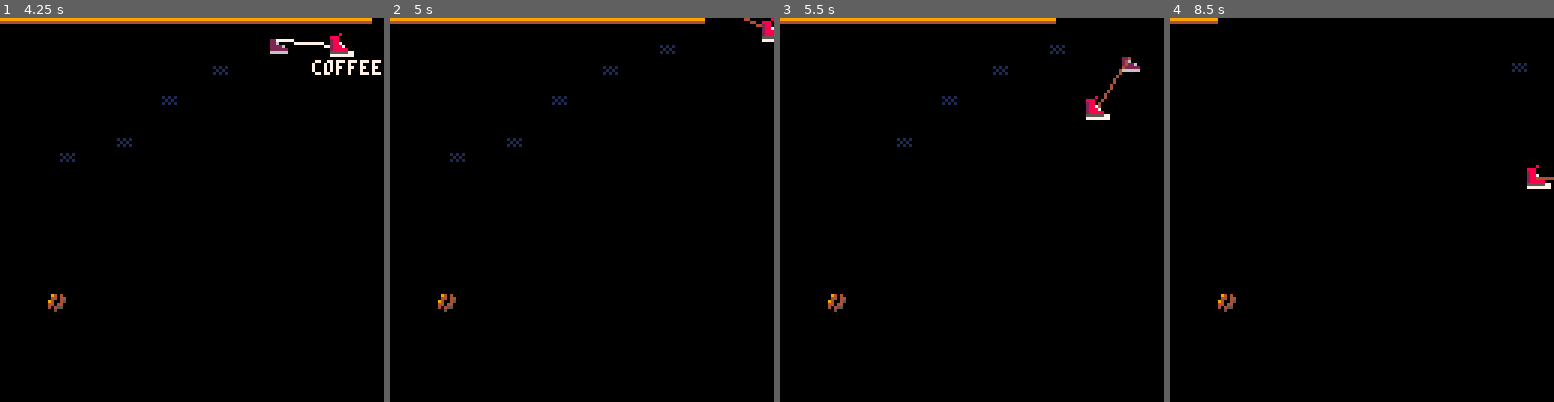
Above: before the commit, frames 1-4 (left to right).
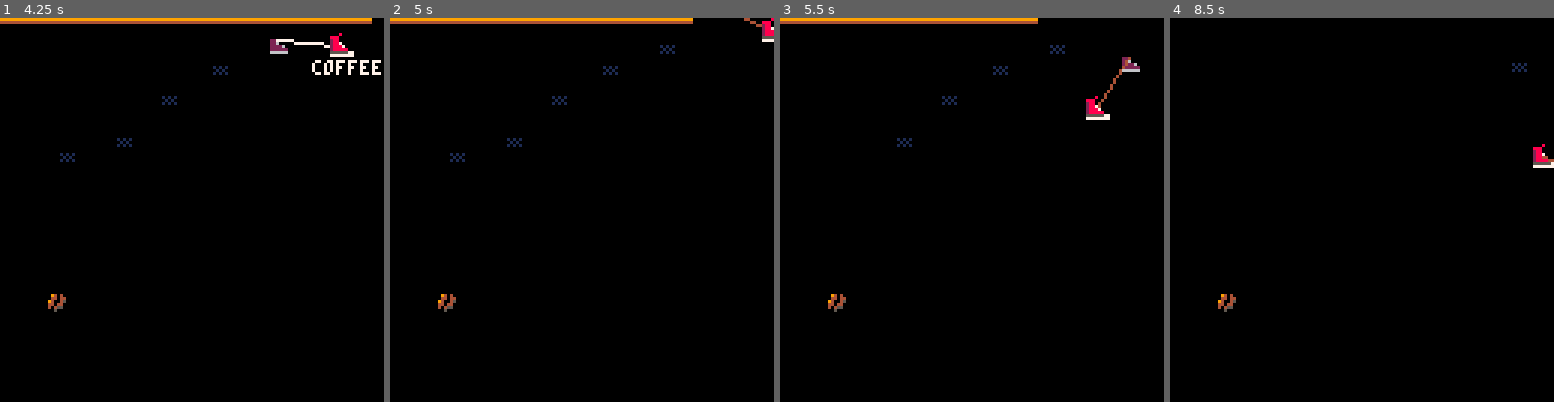
Above: after the commit, the same moments.

Repository: MattGalan/waddle
Game: PICO-8 cartridge waddle.p8
The game is run twice, just before and just after one commit, with the same random seed, the same clock (stepped at 60 frames per second) and the same inputs.
Inputs:
- Up to frame 1 (4.25 s): tap O (Z key) at 0.33, 1.07, 2.22, 3.72 s; tap X (X key) at 1.43, 2.07, 2.82, 3.57 s
- Up to frame 2 (5 s): tap X (X key) at 4.32 s
- Up to frame 3 (5.5 s): tap X (X key) at 5.07 s; tap O (Z key) at 5.22 s
- Up to frame 4 (8.5 s): tap X (X key) every 0.75 s from 5.82 to 8.07 s; tap O (Z key) at 6.72, 8.22 s

Frame 1 is identical in both runs. In frame 2, less than 0.1% of the frame differs, in the area x 78-83%, y 0-2%; in frame 3, less than 0.1%; in frame 4, 0.7%, in the area x 0-100%, y 0-45%.

Commit message:
refactor hitbox

Diff:
--- a/entity.lua
+++ b/entity.lua
@@ -22,10 +22,10 @@
 
   intersects = function(_ENV, other)
     return (
-      pos.x + hitbox.left < other.pos.x + other.hitbox.right and
-      pos.x + hitbox.right > other.pos.x + other.hitbox.left and
-      pos.y + hitbox.top > other.pos.y + other.hitbox.bottom and
-      pos.y + hitbox.bottom < other.pos.y + other.hitbox.top
+      pos.x < other.pos.x + other.hitbox.width and
+      pos.x + hitbox.width > other.pos.x and
+      pos.y + hitbox.height > other.pos.y and
+      pos.y < other.pos.y + other.hitbox.height
     )
   end,
 })
--- a/player.lua
+++ b/player.lua
@@ -19,10 +19,8 @@
     pos = point:new({ x = 0, y = 0 }),
     sprite = 0,
     hitbox = {
-      bottom = 1,
-      right = 7,
-      top = 7,
-      left = 0
+      width = 8,
+      height = 7
     }
   })
 
--- a/powerups.lua
+++ b/powerups.lua
@@ -1,6 +1,6 @@
 powerup = entity:new({
   pos = point:new({ x = -100, y = -100 }),
-  duration = 150,
+  duration = 128,
   spawn = function(_ENV)
     pos.x = rnd(119)
     pos.y = rnd(119)
@@ -12,10 +12,8 @@
   sprite = 18,
 
   hitbox = {
-    bottom = 0,
-    right = 6,
-    top = 7,
-    left = 0
+    width = 6,
+    height = 6,
   },
 
   bar_color_top = 9,
